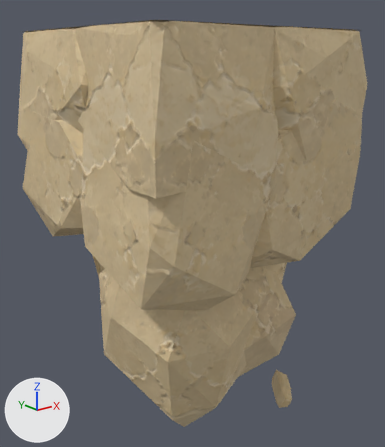
One commit to the glTF model assets/custom/models/ground_modules/ground_bottom_island_10.glb: the scene before it, then after it.
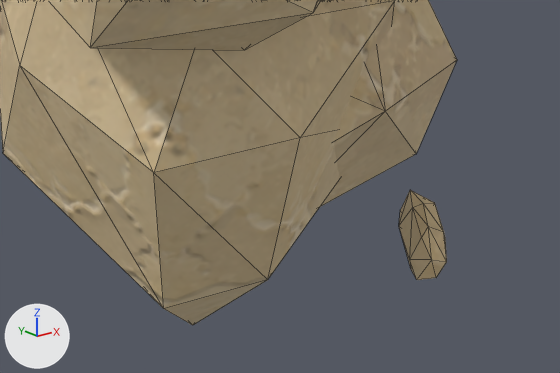
Each version appears first whole from a 50 mm lens placed at (-0.93, -1.33, 0.81), pointed at (0.54, 0.51, 0.07), and next in a close-up on the part from 27% to 88% of the width and 65% to 100% of the height. Lighting does not change. The marker at lower left points along +X, +Y and +Z. The last two pictures show the newer version. The close-ups show mesh edges as thin lines. Vertices at exactly the same position are counted once.

Objects in the first close-up: 'GroundBottomIsland10_Body'.
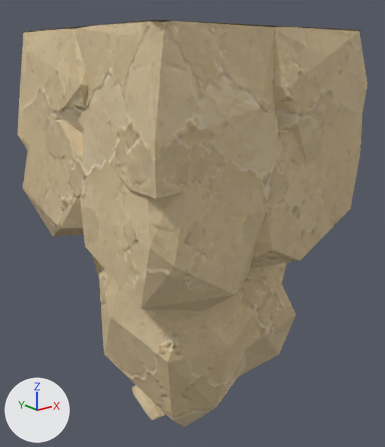
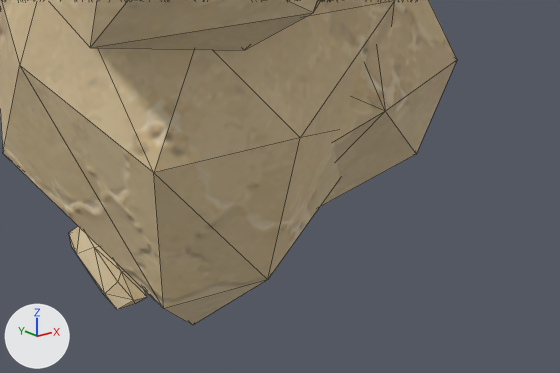
What changed in the scene script:
```text
Change me_groundbottomisland10_bodyshouldermesh:
    remove me_groundbottomisland10_bodyshouldermesh.from_pydata(...)  # 1488 vertices, 2674 faces; spans x -0.04..1.04, y -0.04..1.04, z -0.96..0.91
    add me_groundbottomisland10_bodyshouldermesh.from_pydata(...)  # 1488 vertices, 2674 faces; spans x -0.04..1.04, y -0.04..1.04, z -0.95..0.91
    me_groundbottomisland10_bodyshouldermesh part 1
    me_groundbottomisland10_bodyshouldermesh.vertices[1331].co: (0.95, 0.22, -0.94) -> (0.38, 0.57, -0.95)  # pixel (436, 277) -> pixel (135, 303)
    me_groundbottomisland10_bodyshouldermesh.vertices[1332].co: (0.93, 0.22, -0.89) -> (0.36, 0.55, -0.92)  # pixel (431, 259) -> pixel (133, 300)
    me_groundbottomisland10_bodyshouldermesh.vertices[1333].co: (0.91, 0.25, -0.95) -> (0.34, 0.58, -0.95)  # pixel (416, 279) -> pixel (117, 309)
    me_groundbottomisland10_bodyshouldermesh.vertices[1334].co: (0.93, 0.28, -0.92) -> (0.33, 0.61, -0.92)  # pixel (409, 259) -> pixel (104, 293)
    me_groundbottomisland10_bodyshouldermesh.vertices[1335].co: (0.94, 0.29, -0.95) -> (0.33, 0.63, -0.93)  # pixel (410, 268) -> pixel (102, 293)
    me_groundbottomisland10_bodyshouldermesh.vertices[1336].co: (0.97, 0.28, -0.96) -> (0.36, 0.64, -0.93)
    me_groundbottomisland10_bodyshouldermesh.vertices[1337].co: (0.96, 0.21, -0.9) -> (0.39, 0.55, -0.92)  # pixel (446, 261) -> pixel (147, 296)
    me_groundbottomisland10_bodyshouldermesh.vertices[1338].co: (0.98, 0.26, -0.94) -> (0.38, 0.61, -0.92)
    me_groundbottomisland10_bodyshouldermesh.vertices[1339].co: (0.97, 0.27, -0.84) -> (0.36, 0.59, -0.87)  # pixel (428, 226) -> pixel (121, 271)
    me_groundbottomisland10_bodyshouldermesh.vertices[1340].co: (0.94, 0.27, -0.86) -> (0.34, 0.59, -0.88)  # pixel (421, 237) -> pixel (117, 281)
    me_groundbottomisland10_bodyshouldermesh.vertices[1341].co: (0.99, 0.34, -0.84) -> (0.34, 0.66, -0.84)  # pixel (412, 207) -> pixel (94, 247)
    me_groundbottomisland10_bodyshouldermesh.vertices[1342].co: (0.98, 0.37, -0.9) -> (0.32, 0.7, -0.87)  # pixel (398, 225) -> pixel (76, 254)
    me_groundbottomisland10_bodyshouldermesh.vertices[1343].co: (1.0, 0.39, -0.92) -> (0.32, 0.73, -0.87)  # pixel (398, 226) -> pixel (71, 247)
    me_groundbottomisland10_bodyshouldermesh.vertices[1344].co: (1.02, 0.36, -0.93) -> (0.35, 0.72, -0.88)
    me_groundbottomisland10_bodyshouldermesh.vertices[1345].co: (1.04, 0.34, -0.92) -> (0.37, 0.7, -0.87)
    me_groundbottomisland10_bodyshouldermesh.vertices[1346].co: (1.01, 0.25, -0.88) -> (0.4, 0.6, -0.89)  # pixel (445, 237) -> not seen
    me_groundbottomisland10_bodyshouldermesh.vertices[1347].co: (1.0, 0.25, -0.86) -> (0.39, 0.59, -0.88)  # pixel (443, 231) -> not seen
    me_groundbottomisland10_bodyshouldermesh.vertices[1348].co: (1.01, 0.32, -0.83) -> (0.36, 0.65, -0.83)  # pixel (423, 203) -> not seen
    me_groundbottomisland10_bodyshouldermesh.vertices[1349].co: (1.03, 0.38, -0.83) -> (0.34, 0.72, -0.81)  # pixel (410, 189) -> not seen
    me_groundbottomisland10_bodyshouldermesh.vertices[1350].co: (1.02, 0.4, -0.89) -> (0.33, 0.75, -0.84)  # pixel (400, 209) -> pixel (68, 232)
    me_groundbottomisland10_bodyshouldermesh.vertices[1351].co: (1.04, 0.39, -0.89) -> (0.35, 0.74, -0.84)
    me_groundbottomisland10_bodyshouldermesh.vertices[1352].co: (1.04, 0.32, -0.87) -> (0.38, 0.68, -0.85)
    me_groundbottomisland10_bodyshouldermesh.vertices[1353].co: (1.04, 0.32, -0.84) -> (0.38, 0.66, -0.83)  # pixel (434, 202) -> not seen
    me_groundbottomisland10_bodyshouldermesh.vertices[1354].co: (1.04, 0.37, -0.85) -> (0.36, 0.71, -0.82)
```

What differs and where, as boxes [x1, y1, x2, y2] in the close-ups (560 x 373 px; the box of a moved part takes in the faces that stretch with it):
part 1 of me_groundbottomisland10_bodyshouldermesh, moved or reshaped
    before: [399, 190, 447, 280]
    after: [69, 226, 147, 310]
